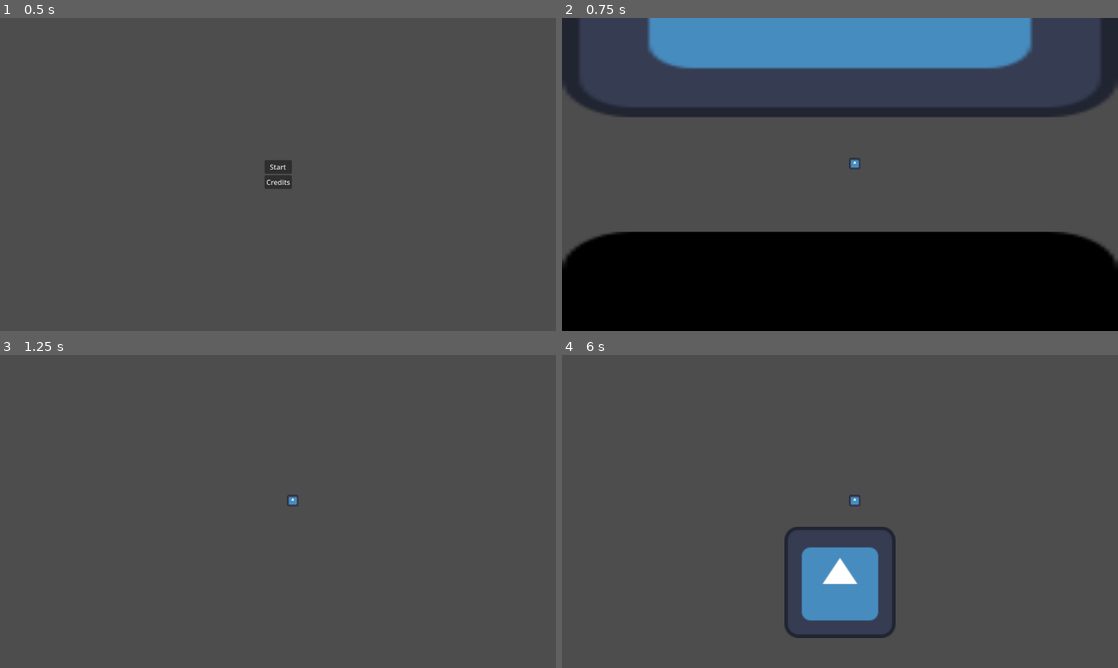
Above: before the commit, frames 1-4 (two rows, left to right).
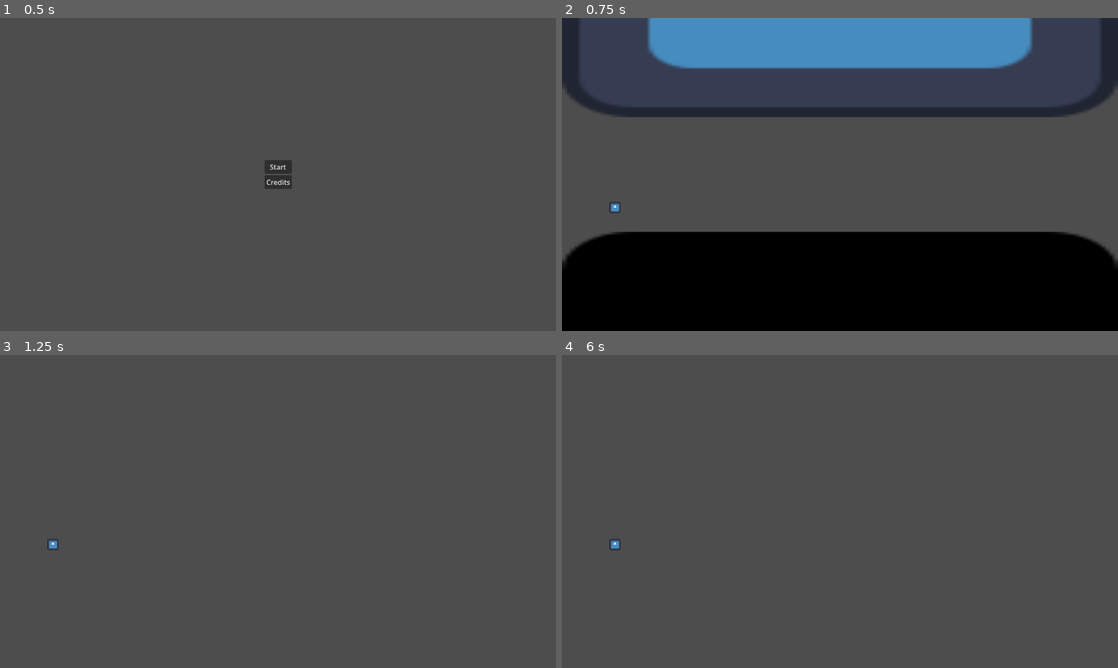
Above: after the commit, the same moments.

Repository: guimafelipe/hidenseek
Game: Godot game, scene res://Scenes/main_menu.tscn
The game is run twice, just before and just after one commit, with the same random seed, the same clock (stepped at 60 frames per second) and the same inputs. The engine's default icon, where the game draws it, is replaced by a stand-in: a white triangle on a blue panel in a dark square.
Inputs (mouse positions are in pixels of both pictures, inside the frame that each line leads up to):
- Up to frame 1 (0.5 s): no input
- Up to frame 2 (0.75 s): click "Start" at 0.5 s
- Up to frame 3 (1.25 s): no input
- Up to frame 4 (6 s): move the mouse to (962, 495) at 1.27 s; click (962, 495) at 1.35 s; tap Enter at 2, 3.5, 5 s; move the mouse to (728, 527) at 2.02 s; click (728, 527) at 2.1 s; tap Space at 2.75, 4.25, 5.75 s; move the mouse to (895, 442) at 2.77 s; click (895, 442) at 2.85 s; move the mouse to (812, 574) at 3.52 s; click (812, 574) at 3.6 s; move the mouse to (1006, 558) at 4.27 s; click (1006, 558) at 4.35 s; move the mouse to (673, 464) at 5.02 s; click (673, 464) at 5.1 s; move the mouse to (867, 511) at 5.77 s; click (867, 511) at 5.85 s

Frame 1 is identical in both runs. In frame 2, 0.1% of the frame differs, in the area x 8-54%, y 44-63%; in frame 3, 0.1%; in frame 4, 4.3%, in the area x 8-60%, y 44-91%.

Commit message:
Fix in the level logic

Diff:
--- a/Scenes/level_manager.gd
+++ b/Scenes/level_manager.gd
@@ -2,6 +2,7 @@
 class_name LevelBase
 
 var waiting_for_next: bool = false
+var current_level
 
 func go_next():
 	if not waiting_for_next:
@@ -9,7 +10,9 @@
 	waiting_for_next = false
 	$EyesAnimation.close_eyes()
 	await $EyesAnimation.closed_eyes
-	get_tree().change_scene_to_file("res://Scenes/main_menu.tscn")
+	var next_level = str(current_level+1)
+	print("Next level:", next_level)
+	get_tree().change_scene_to_file("res://Scenes/Levels/level_" + next_level + ".tscn")
 
 func devil_found():
 	var devil_animation_tween = self.create_tween()
@@ -27,5 +30,5 @@
 	var viewport_rect := get_viewport_rect()
 	var vertical_offset = viewport_rect.size.y + $DevilAnimation.texture.get_height()
 	$DevilAnimation.global_position = Vector2(viewport_rect.get_center().x, vertical_offset)
-	var current_level := self.name.substr(6).to_int() # Level#, we want only the number
+	current_level = self.name.substr(5).to_int() # Level#, we want only the number
 	GameProgressManager.current_level = current_level
--- a/main_menu.gd
+++ b/main_menu.gd
@@ -12,7 +12,7 @@
 
 
 func _on_start_button_pressed() -> void:
-	get_tree().change_scene_to_file("res://Scenes/level.tscn")
+	get_tree().change_scene_to_file("res://Scenes/Levels/level_1.tscn")
 
 
 func _on_credits_button_pressed() -> void:
